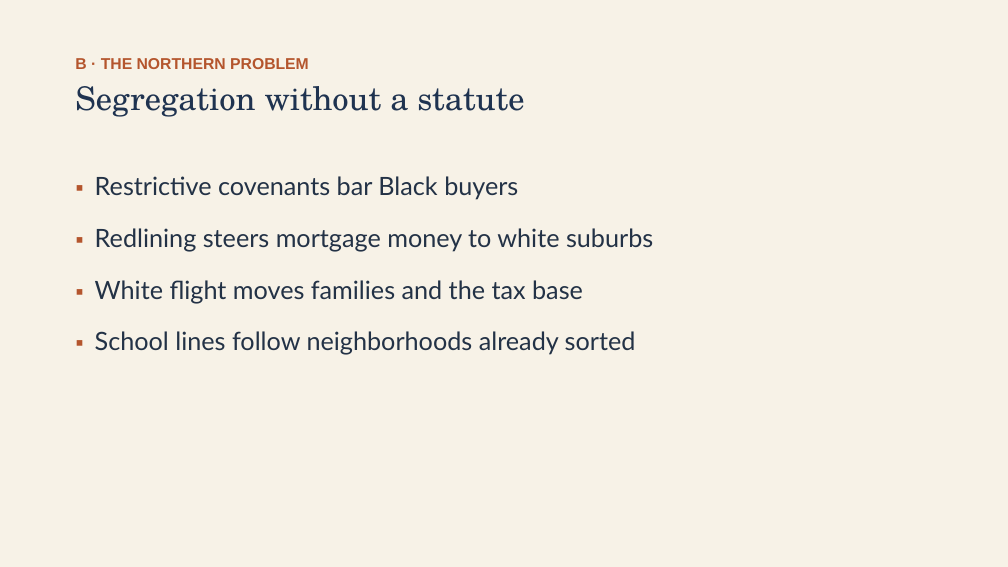
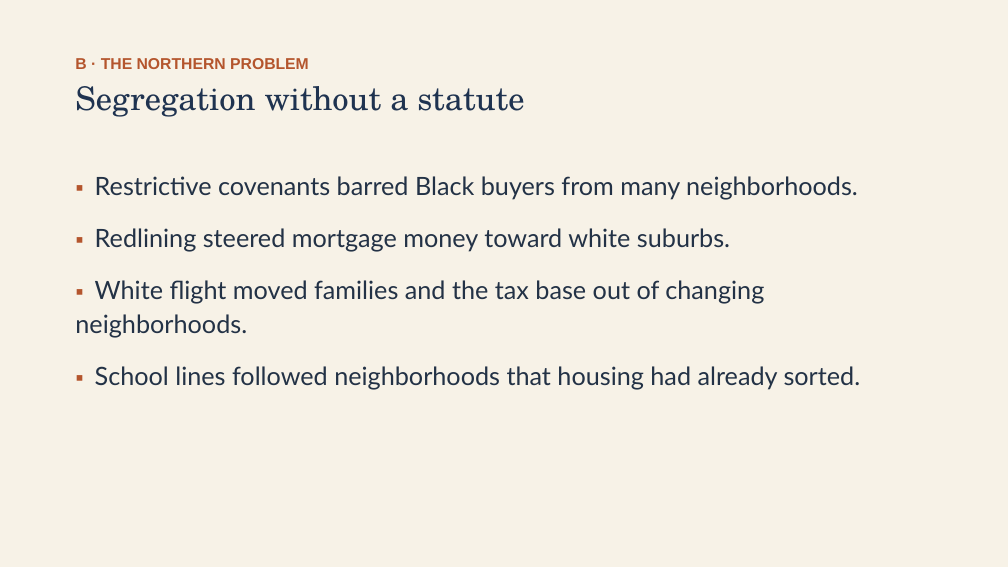
Before and after one commit to ab17gthb/humanities-curriculum-group, a slide deck: slide 8 of civil-rights/lesson-07/lesson-07-slides.pptx. Drawn at 1008x567 pixels with LibreOffice and Linux fonts; fonts in the diff are those of the drawing. Boxes give left, top, right and bottom in pixels: in the first picture for what was removed or moved away, otherwise in the second. Text is boxed around its words. In the diff, an @@ line names an element or a change of style, - is before the commit and + after.

```diff
--- a/civil-rights/lesson-07/lesson-07-slides.pptx
+++ b/civil-rights/lesson-07/lesson-07-slides.pptx
@@ text at [75,176,861,389]: text changed @@
-▪ Restrictive covenants bar Black buyers
-▪ Redlining steers mortgage money to white suburbs
-▪ White flight moves families and the tax base
-▪ School lines follow neighborhoods already sorted
+▪ Restrictive covenants barred Black buyers from many neighborhoods.
+▪ Redlining steered mortgage money toward white suburbs.
+▪ White flight moved families and the tax base out of changing neighborhoods.
+▪ School lines followed neighborhoods that housing had already sorted.
```
Also in this commit, not shown: 9 other slides changed, 6 other files.
